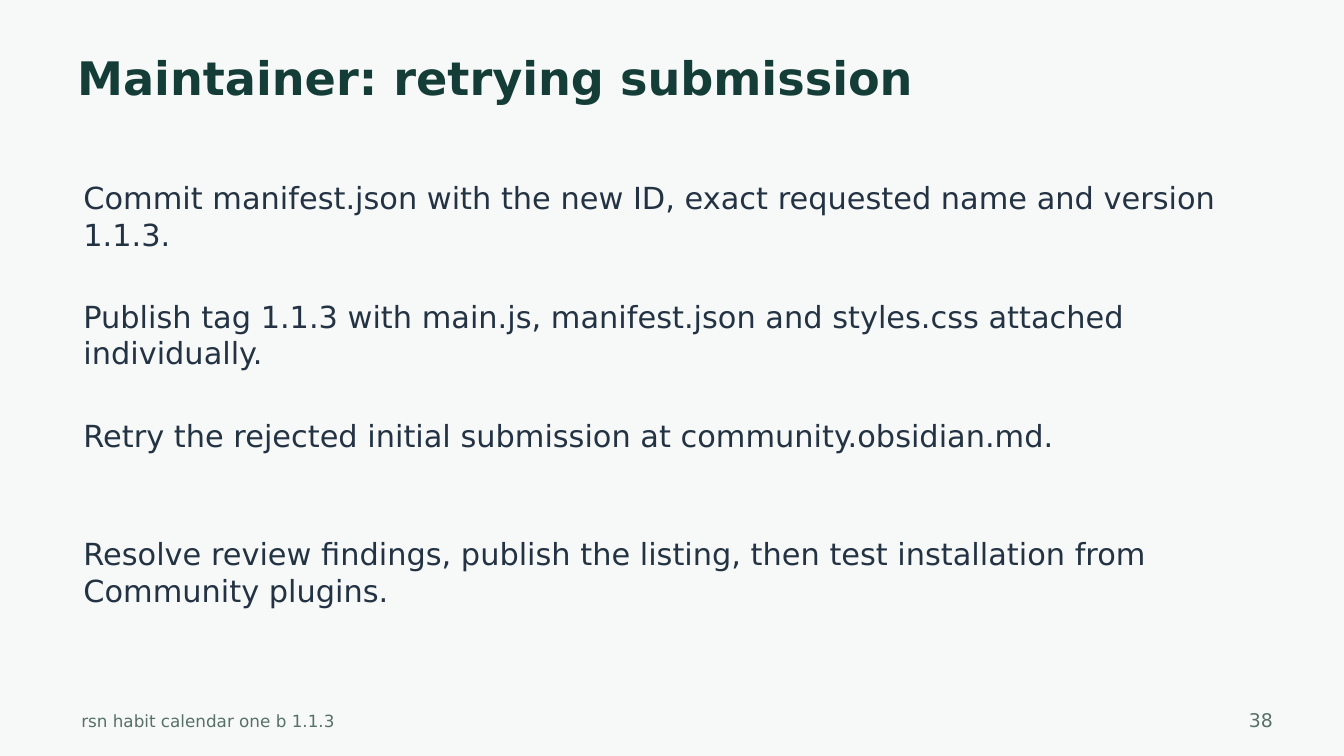
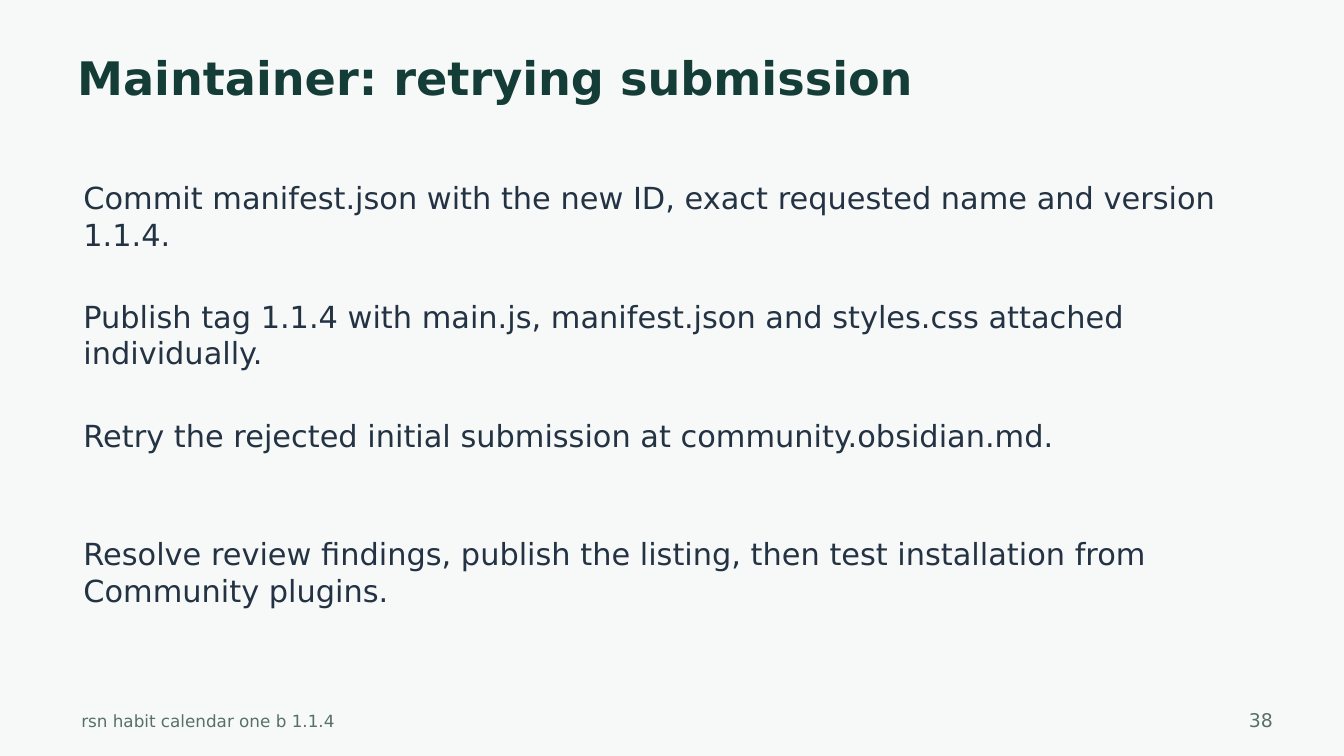
Before and after one commit to harharhari/rsn-habit-tracker-obsidian-plugin, a slide deck: slide 38 of docs/rsn-habit-calendar-one-b-tutorial.pptx. Drawn at 1344x756 pixels with LibreOffice and Linux fonts; fonts in the diff are those of the drawing. Boxes give left, top, right and bottom in pixels: in the first picture for what was removed or moved away, otherwise in the second. Text is boxed around its words. In the diff, an @@ line names an element or a change of style, - is before the commit and + after.

```diff
--- a/docs/rsn-habit-calendar-one-b-tutorial.pptx
+++ b/docs/rsn-habit-calendar-one-b-tutorial.pptx
@@ text at (83, 186, 1215, 246): text changed @@
-Commit manifest.json with the new ID, exact requested name and version 1.1.3.
+Commit manifest.json with the new ID, exact requested name and version 1.1.4.
@@ text at (83, 305, 1124, 371): text changed @@
-Publish tag 1.1.3 with main.js, manifest.json and styles.css attached individually.
+Publish tag 1.1.4 with main.js, manifest.json and styles.css attached individually.
@@ text at (81, 714, 335, 727): text changed @@
-rsn habit calendar one b 1.1.3
+rsn habit calendar one b 1.1.4
```
Also in this commit, not shown: 37 other slides changed, 26 other files.
